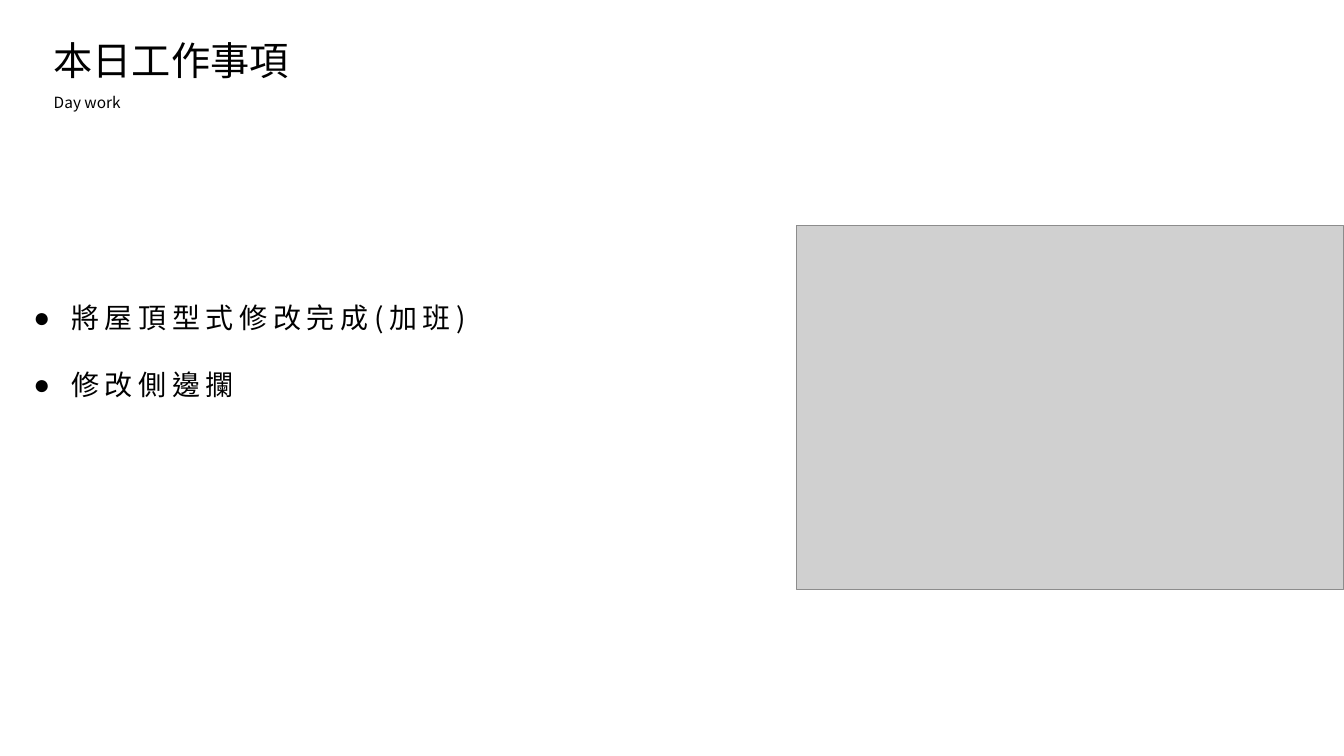
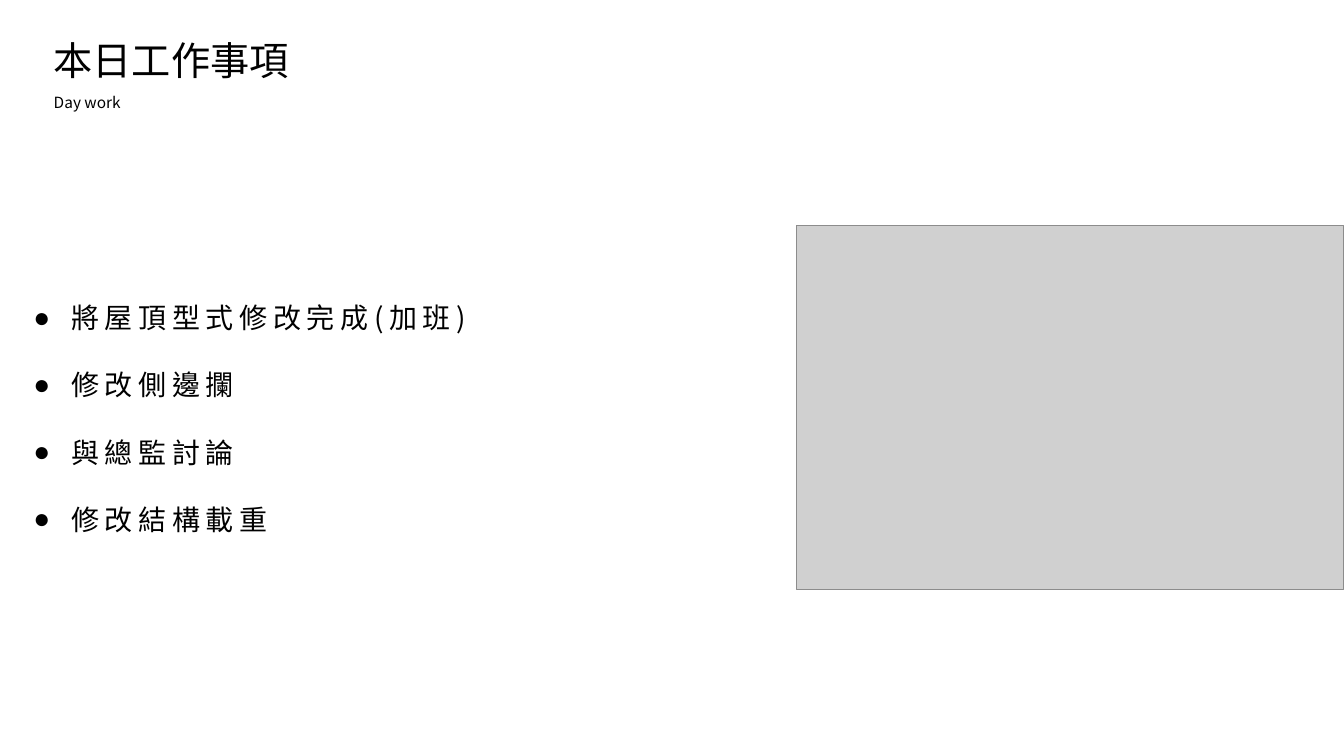
Before and after one commit to king637324/KnowledgeGreenhouseSystem, a slide deck: slide 2 of 工作日報_葉柏漢/2021.08/2021.08.06(加班)~2021.08.09工作日報_葉柏漢.pptx. Drawn at 1344x756 pixels with LibreOffice and Linux fonts; fonts in the diff are those of the drawing; grey boxes stand for pictures. Boxes give left, top, right and bottom in pixels: in the first picture for what was removed or moved away, otherwise in the second. Text is boxed around its words. In the diff, an @@ line names an element or a change of style, - is before the commit and + after.

```diff
--- a/工作日報_葉柏漢/2021.08/2021.08.06(加班)~2021.08.09工作日報_葉柏漢.pptx
+++ b/工作日報_葉柏漢/2021.08/2021.08.06(加班)~2021.08.09工作日報_葉柏漢.pptx
@@ text at box(71, 439, 267, 533): paragraphs added @@
+● 與總監討論
+● 修改結構載重
```
Also in this commit, not shown: 1 other slide changed, 2 slides added, 3 other files.
